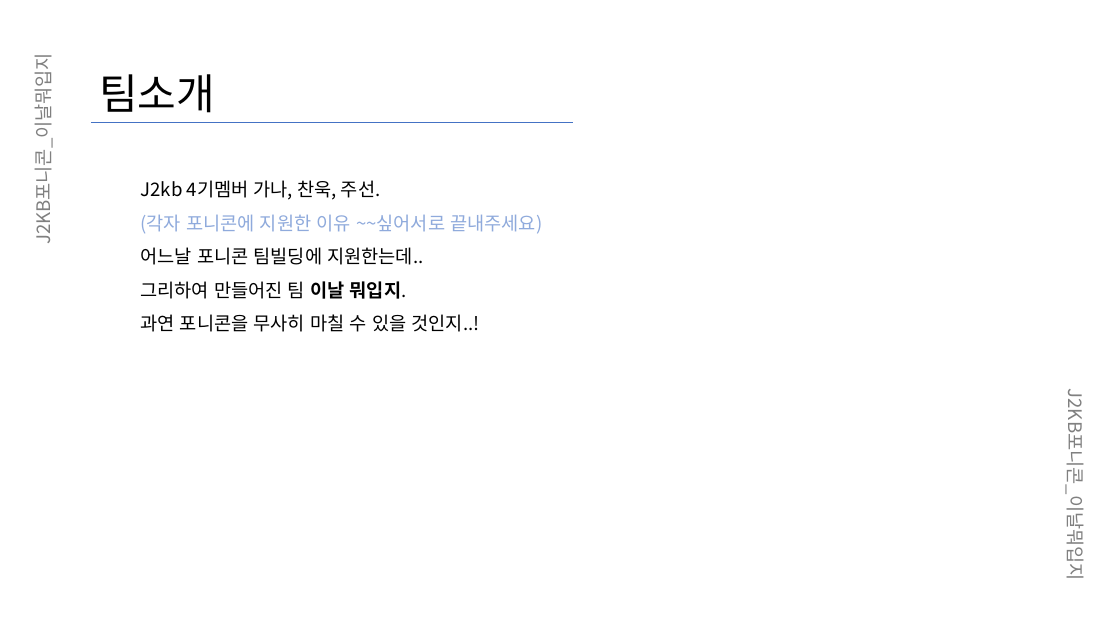
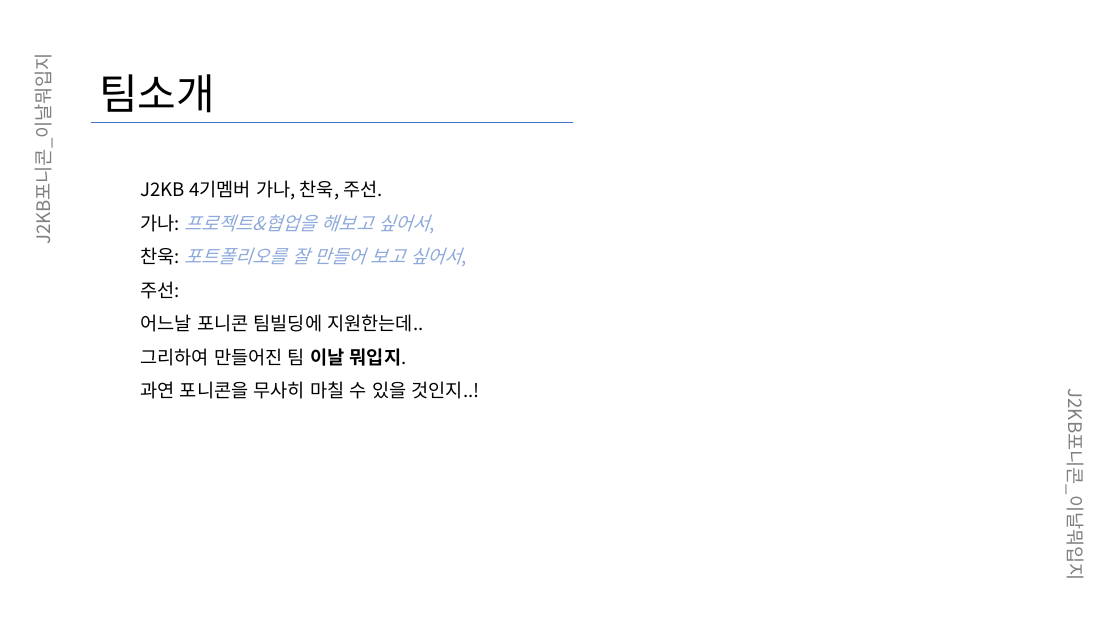
Before and after one commit to JinAru16/Django, a slide deck: slide 2 of 이날뭐입지_중간발표.pptx. Drawn at 1120x630 pixels with LibreOffice and Linux fonts; fonts in the diff are those of the drawing. Boxes give left, top, right and bottom in pixels: in the first picture for what was removed or moved away, otherwise in the second. Text is boxed around its words. In the diff, an @@ line names an element or a change of style, - is before the commit and + after.

```diff
--- a/이날뭐입지_중간발표.pptx
+++ b/이날뭐입지_중간발표.pptx
@@ text at (141,180,461,299): text changed; italic on @@
-J2kb 4기멤버 가나, 찬욱, 주선.
-(각자 포니콘에 지원한 이유 ~~싶어서로 끝내주세요)
+J2KB 4기멤버 가나, 찬욱, 주선.
+가나: 프로젝트&협업을 해보고 싶어서,
+찬욱: 포트폴리오를 잘 만들어 보고 싶어서,
+주선:
```
Also in this commit, not shown: 4 other slides changed, 2 slides added.
